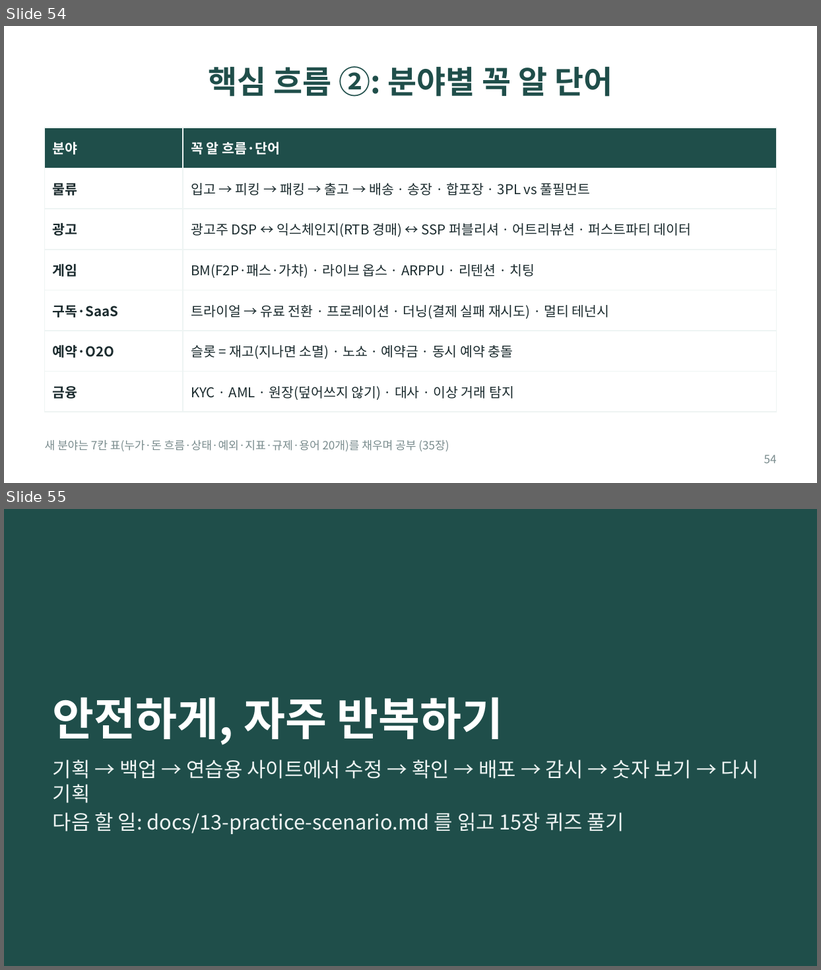
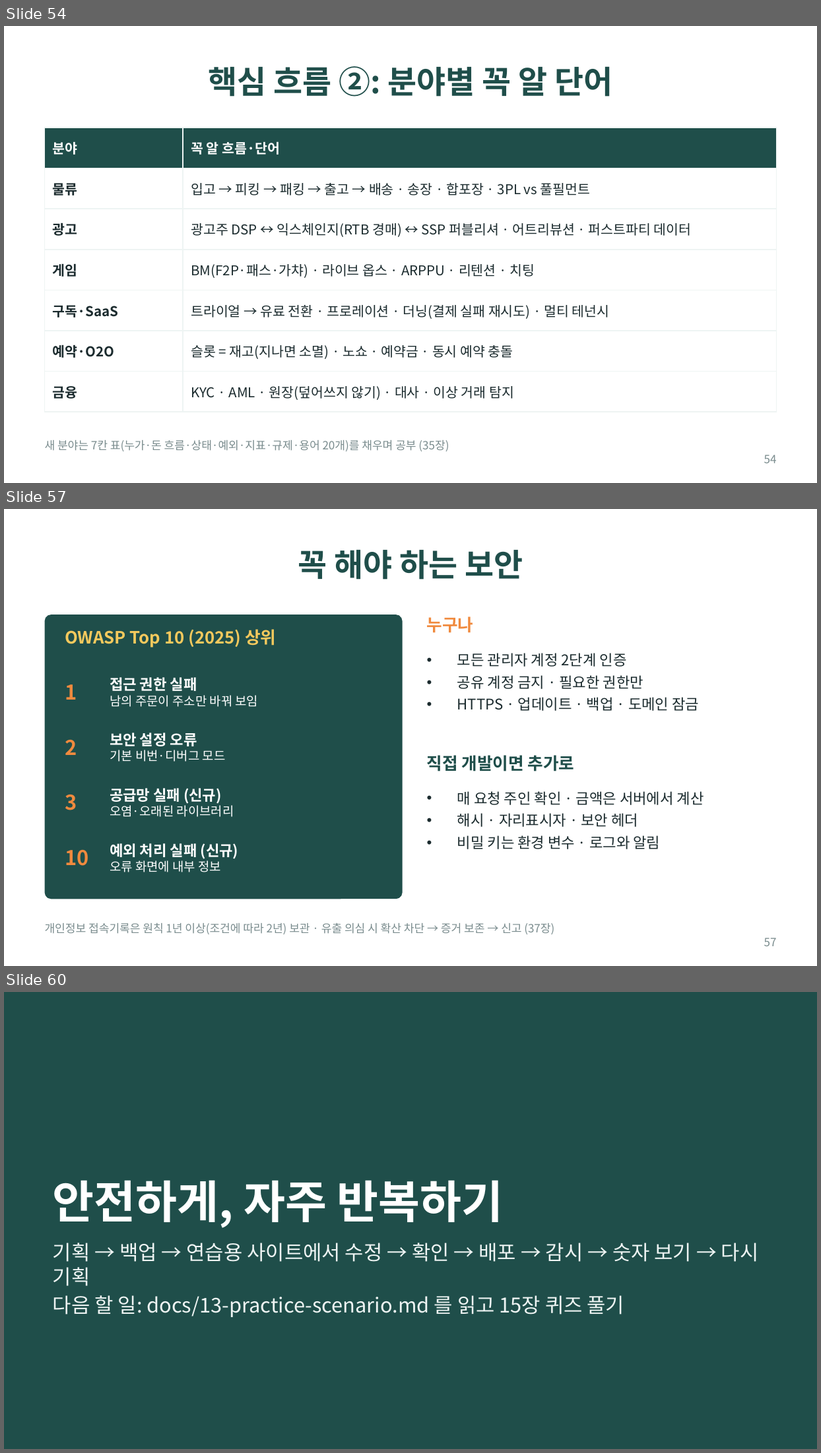
Before and after one commit to bincodin-ko/stanford-study, a slide deck: slides/internet-business-101.pptx. Shown one above the other, each under a label of ours: slides 54 and 55 before the commit, slides 54, 57 and 60 after it; the slides between them are not shown. The pictures are 821x970 and 821x1453 pixels, drawn with LibreOffice and Linux fonts; fonts in the diff are those of the drawing. Boxes give left, top, right and bottom in pixels: in the first picture for what was removed or moved away, otherwise in the second. Text is boxed around its words. In the diff, an @@ line names an element or a change of style, - is before the commit and + after.

```diff
--- a/slides/internet-business-101.pptx
+++ b/slides/internet-business-101.pptx
@@ slide 57 added at (x1=4, y1=509, x2=817, y2=966), background #FFFFFF @@
@@ title added at (x1=298, y1=550, x2=523, y2=580), 28 pt, text #1F4E4A, bold @@
+꼭 해야 하는 보안
@@ rounded rectangle added at (x1=45, y1=615, x2=403, y2=899), fill #1F4E4A @@
@@ text added at (x1=427, y1=617, x2=474, y2=633), 15 pt, text #F08A3E, bold @@
+누구나
@@ text added at (x1=65, y1=629, x2=276, y2=648), 15 pt, text #F4C95D, bold @@
+OWASP Top 10 (2025) 상위
@@ text added at (x1=457, y1=653, x2=699, y2=711), 13 pt, text #1B2B2E @@
+• 모든 관리자 계정 2단계 인증
+• 공유 계정 금지 · 필요한 권한만
+• HTTPS · 업데이트 · 백업 · 도메인 잠금
@@ text added at (x1=65, y1=685, x2=77, y2=700), 18 pt, text #F08A3E, bold @@
+1
@@ text added at (x1=110, y1=677, x2=259, y2=707), 11 pt, text #FFFFFF @@
+접근 권한 실패
+남의 주문이 주소만 바꿔 보임
@@ text added at (x1=65, y1=740, x2=77, y2=755), 18 pt, text #F08A3E, bold @@
+2
@@ text added at (x1=110, y1=733, x2=226, y2=762), 11 pt, text #FFFFFF @@
+보안 설정 오류
+기본 비번·디버그 모드
@@ text added at (x1=427, y1=755, x2=575, y2=772), 15 pt, text #1F4E4A, bold @@
+직접 개발이면 추가로
@@ text added at (x1=65, y1=795, x2=77, y2=811), 18 pt, text #F08A3E, bold @@
+3
@@ text added at (x1=110, y1=788, x2=234, y2=817), 11 pt, text #FFFFFF @@
+공급망 실패 (신규)
+오염·오래된 라이브러리
@@ text added at (x1=457, y1=791, x2=704, y2=850), 13 pt, text #1B2B2E @@
+• 매 요청 주인 확인 · 금액은 서버에서 계산
+• 해시 · 자리표시자 · 보안 헤더
+• 비밀 키는 환경 변수 · 로그와 알림
@@ text added at (x1=110, y1=844, x2=239, y2=873), 13 pt, text #FFFFFF, bold @@
+예외 처리 실패 (신규)
+오류 화면에 내부 정보
@@ text added at (x1=65, y1=850, x2=88, y2=866), 18 pt, text #F08A3E, bold @@
+10
@@ text added at (x1=45, y1=923, x2=554, y2=935), 10 pt, text #7A8C8E @@
+개인정보 접속기록은 원칙 1년 이상(조건에 따라 2년) 보관 · 유출 의심 시 확산 차단 → 증거 보존 → 신고 (37장)
@@ page number added at (x1=764, y1=938, x2=777, y2=947), 10 pt, text #7A8C8E @@
+57
@@ what was slide 55 is now slide 60 @@
```
Also in this commit, not shown: 4 other slides added, 9 other files.
